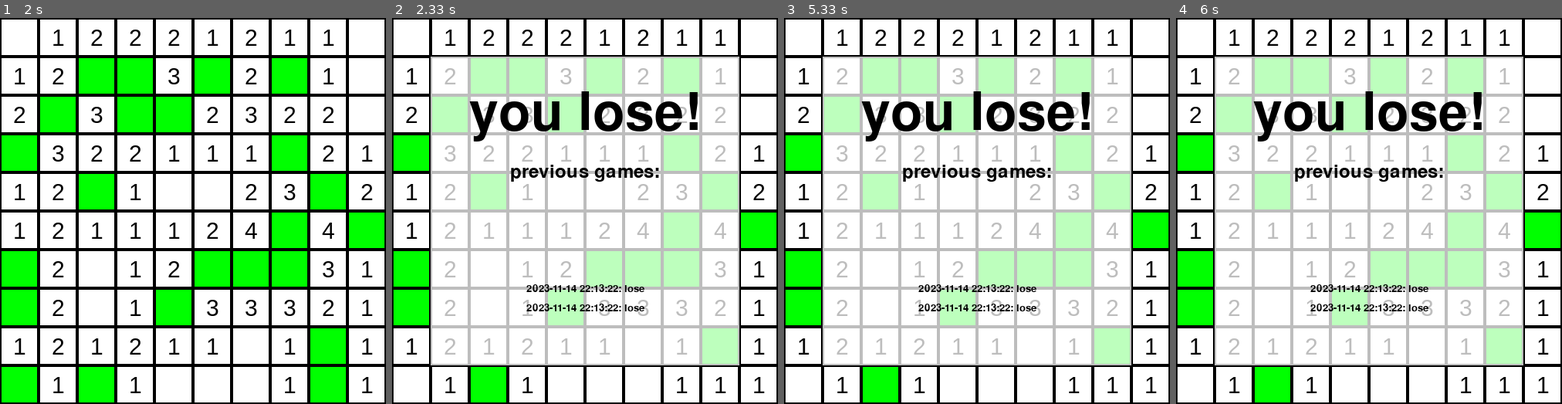
Above: before the commit, frames 1-4 (left to right).
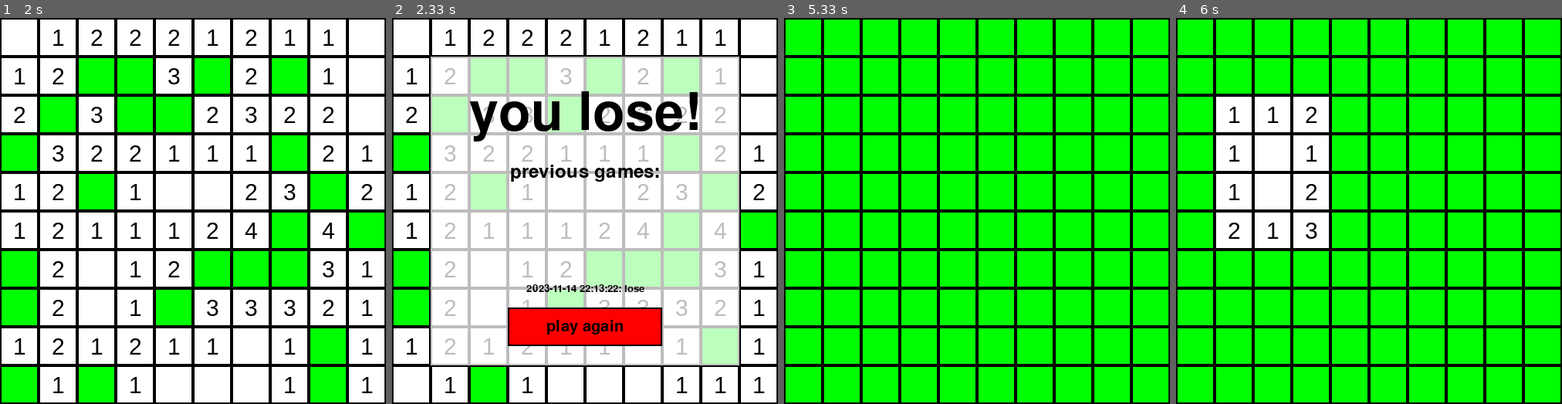
Above: after the commit, the same moments.

Repository: ChayaCodes/Minesweeper_game_pygame
Game: pygame game, started from main.py
Two runs of this game, one before a commit and one after it. Both use one fixed random seed, a clock stepped at 60 frames per second and the inputs below.
Inputs (mouse positions are in pixels of both pictures, inside the frame that each line leads up to):
- Up to frame 1 (2 s): click (19, 37) at 0.38 s; click (100, 214) at 0.83 s; move the mouse to (335, 346) at 1.13 s; click (335, 346) at 1.42 s; click (92, 68) at 1.88 s
- Up to frame 2 (2.33 s): no input
- Up to frame 3 (5.33 s): click (919, 322) at 5.05 s
- Up to frame 4 (6 s): click (1284, 141) at 5.52 s; move the mouse to (1330, 195) at 5.83 s

Frame 1 is identical in both runs. In frame 2, 4.1% of the frame differs, in the area x 30-70%, y 74-85%; in frame 3, 90%, in the area x 0-100%, y 0-100%; in frame 4, 83%.

Commit message:
game finished. מוכן להגשה בעקרון

Diff:
--- a/Board.py
+++ b/Board.py
@@ -6,18 +6,45 @@
 
 
 class Board:
-    SIZE_CELL = 50
+    """
+    The Board class represents the game board in a Minesweeper game.
+    """
 
     def __init__(self, size, precent_mines):
+        self.SIZE_CELL = 50
+
+        """
+        Initialize a new Board instance.
+
+        Args:
+            size (int): The size of the board (number of cells in a row/column).
+            precent_mines (int): The percentage of cells that should be mines.
+        """
         self.precent_mines = precent_mines
         self.size = size
         self.board = [[0 for x in range(size)] for y in range(size)]
         self.init_board()
         self.hidden_cells = {(i, j): True for i in range(size) for j in range(size)}
 
+    def get_size_of_board(self):
+        """
+        Get the size of the board in pixels.
 
+        Returns:
+            int: The size of the board in pixels.
+        """
+        return self.size * self.SIZE_CELL
 
     def calc_num_mines_near_cell(self, cell):
+        """
+        Calculate the number of mines in the cells adjacent to the given cell.
+
+        Args:
+            cell (Cell): The cell to check.
+
+        Returns:
+            int: The number of mines in the cells adjacent to the given cell.
+        """
         count = 0
         for i in range(cell.row - 1, cell.row + 2):
             for j in range(cell.col - 1, cell.col + 2):
@@ -27,14 +54,16 @@
         return count
 
     def reveal_cell(self, cell):
+        """
+        Reveal a cell on the board.
 
+        Args:
+            cell (Cell): The cell to reveal.
+        """
         if isinstance(cell, MineCell):
             return
         if isinstance(cell, RevealedCell):
             return
-        # אם לתא יש 0 שכנים מוקשים תחשוף את כל השכנים שלו
-        # אחרת תחשוף רק את התא עצמו
-
 
         col = cell.col
         row = cell.row
@@ -44,19 +73,19 @@
         if self.calc_num_mines_near_cell(cell) != 0:
             return
 
-
-
-
         for i in range(cell.row - 1, cell.row + 2):
             for j in range(cell.col - 1, cell.col + 2):
                 if 0 <= i < self.size and 0 <= j < self.size:
                     self.reveal_cell(self.board[i][j])
 
+    def init_mines(self, row, col):
+        """
+        Initialize the mines on the board.
 
-
-
-    def initMines(self, row, col):
-        # התא שנלחץ והתאים הסמוכים אליו לא יהיו מוקשים
+        Args:
+            row (int): The row of the first clicked cell.
+            col (int): The column of the first clicked cell.
+        """
         for i in range(0, self.size):
             for j in range(0, self.size):
                 if abs(i - row) <= 1 and abs(j - col) <= 1 or random.randint(0, 100) > self.precent_mines:
@@ -64,12 +93,12 @@
                 else:
                     self.board[i][j] = MineCell(self.board[i][j])
                     self.hidden_cells.pop((i, j))
-        # תחשב את התאים הסמוכים של כל תא
+
         for i in range(0, self.size):
             for j in range(0, self.size):
                 if not isinstance(self.board[i][j], MineCell):
                     (self.board[i][j]).num_mines = self.calc_num_mines_near_cell(self.board[i][j])
-        # תדפיס את הלוח
+
         for i in range(0, self.size):
             for j in range(0, self.size):
                 if isinstance(self.board[i][j], MineCell):
@@ -78,13 +107,21 @@
                     print(self.board[i][j].num_mines, end=" ")
             print()
 
-
     def init_board(self):
+        """
+        Initialize the board with Cell instances.
+        """
         for i in range(0, self.size):
             for j in range(0, self.size):
                 self.board[i][j] = Cell(i, j)
 
     def has_all_revealed(self):
+        """
+        Check if all non-mine cells have been revealed.
+
+        Returns:
+            bool: True if all non-mine cells have been revealed, False otherwise.
+        """
         for row in self.board:
             for cell in row:
                 if not isinstance(cell, RevealedCell) and not isinstance(cell, MineCell):
--- a/Cell.py
+++ b/Cell.py
@@ -1,15 +1,25 @@
 from abc import abstractmethod
-
 import pygame
 from Draw import Draw
 
+class Cell:
+    """
+    The Cell class represents a cell in a Minesweeper game.
+    """
 
-class Cell:
     SIZE_CELL = 50
     COLOR_HIDDEN_CELL = (0, 255, 0)
 
     @abstractmethod
     def __init__(self, row, col, num_mines=0):
+        """
+        Initialize a new Cell instance.
+
+        Args:
+            row (int): The row of the cell on the board.
+            col (int): The column of the cell on the board.
+            num_mines (int, optional): The number of mines adjacent to the cell. Defaults to 0.
+        """
         self.row = row
         self.col = col
         self.x = col * self.SIZE_CELL
@@ -21,10 +31,16 @@
 
     @abstractmethod
     def draw(self, screen):
-        # ציור הריבוע
+        """
+        Draw the cell on the given screen.
+
+        Args:
+            screen (pygame.Surface): The screen to draw the cell on.
+        """
+        # Draw the cell
         pygame.draw.rect(screen, self.COLOR_HIDDEN_CELL,
                          pygame.Rect(self.x, self.y, self.SIZE_CELL, self.SIZE_CELL))
-        #ציור המסגרת
+        # Draw the cell border
         pygame.draw.rect(screen, Draw.BLACK,
                          pygame.Rect(self.x, self.y, self.SIZE_CELL, self.SIZE_CELL), 2)
 
--- a/Draw.py
+++ b/Draw.py
@@ -1,9 +1,11 @@
 import json
-
 import pygame
 
+class Draw:
+    """
+    The Draw class is responsible for all the drawing operations in the Minesweeper game.
+    """
 
-class Draw:
     game_ended = False
     GREEN = (0, 255, 0)
     screen = None
@@ -14,17 +16,35 @@
     BLACK = (0, 0, 0)
     RED = (255, 0, 0)
 
-    def __init__(self, width, height, board):
-        self.width = width
-        self.height = height
+    def __init__(self, board, width = None, height = None):
+        """
+        Initialize a new Draw instance.
+
+        Args:
+            width (int): The width of the game window.
+            height (int): The height of the game window.
+            board (Board): The game board.
+        """
+        if width is None or height is None:
+            self.width = board.get_size_of_board()
+            self.height = board.get_size_of_board()
+        else:
+            self.width = width
+            self.height = height
 
         pygame.init()
-        size = (width, height)
+        size = (self.width, self.height)
         self.screen = pygame.display.set_mode(size)
         pygame.display.set_caption("Minesweeper")
         self.screen.fill(self.WHITE)
 
     def draw_grid(self, board):
+        """
+        Draw the game grid on the screen.
+
+        Args:
+            board (Board): The game board.
+        """
         for i in range(board.size):
             for j in range(board.size):
                 (board.board[i][j]).draw(self.screen)
@@ -32,30 +52,46 @@
 
     @classmethod
     def draw_flag(cls, screen, cell):
-        # ציור משולש
+        """
+        Draw a flag on a cell.
+
+        Args:
+            screen (pygame.Surface): The screen to draw the flag on.
+            cell (Cell): The cell to draw the flag on.
+        """
+        # Draw the triangle
         pygame.draw.polygon(screen, cls.RED, [(cell.x + cell.SIZE_CELL * 2 / 3, cell.y + cell.SIZE_CELL / 4),
                                               (cell.x + cell.SIZE_CELL / 4, cell.y + cell.SIZE_CELL / 2),
                                               (cell.x + cell.SIZE_CELL * 2 / 3, cell.y + cell.SIZE_CELL * 3 / 5)])
-        # ציור קו
+        # Draw the line
         pygame.draw.line(screen, cls.BLACK, (cell.x + cell.SIZE_CELL * 2 / 3, cell.y + cell.SIZE_CELL / 4),
                          (cell.x + cell.SIZE_CELL * 2 / 3, cell.y + cell.SIZE_CELL * 4 / 5), 5)
 
     @classmethod
     def draw_mine(cls, screen, self):
-        print("drow mine 2")
-        # ציור העיגול
+        """
+        Draw a mine on a cell.
+
+        Args:
+            screen (pygame.Surface): The screen to draw the mine on.
+            self (Cell): The cell to draw the mine on.
+        """
+        # Draw the circle
         pygame.draw.circle(screen, cls.BLACK,
                            (self.x + self.SIZE_CELL / 2, self.y + self.SIZE_CELL / 2), self.SIZE_CELL / 3)
-        # ציור הקרס
+        # Draw the cross
         pygame.draw.line(screen, cls.BLACK, (self.x + self.SIZE_CELL / 3, self.y + self.SIZE_CELL / 2),
                          (self.x + self.SIZE_CELL * 2 / 3, self.y + self.SIZE_CELL / 2), 5)
         pygame.draw.line(screen, cls.BLACK, (self.x + self.SIZE_CELL / 2, self.y + self.SIZE_CELL / 3),
                          (self.x + self.SIZE_CELL / 2, self.y + self.SIZE_CELL * 2 / 3), 5)
 
+    def draw_results(self, data_file):
+        """
+        Draw the results of the game on the screen.
 
-    def draw_results(self, data_file):
-
-
+        Args:
+            data_file (str): The path to the file containing the game data.
+        """
         with open(data_file, "r") as f:
             data = json.load(f)
 
@@ -67,11 +103,6 @@
             win_text = "you win!"
         else:
             win_text = "you lose!"
-
-        # Initialize pygame.
-
-
-        # Set the screen size.
 
         # Create a transparent rectangle surface
         surface = pygame.Surface((400, 400))
@@ -97,12 +128,8 @@
         text_rect.center = (self.width // 2, self.height * 2/5)
         self.screen.blit(text, text_rect)
 
-
         # Draw the three previous games.
-
-        for i in range(0, -5, -1):
-
-            print(i)
+        for i in range(-1, -6, -1):
             try:
                 game = data[i]
             except IndexError:
@@ -115,6 +142,22 @@
             text_rect.center = (self.width / 2, self.height * (i + 15) / 20)
             self.screen.blit(text, text_rect)
 
+        # add a button to play again
+        self.game_ended = True
+        font = pygame.font.Font(None, 30)
+        text = font.render("play again", True, (0, 0, 0))
+        text_rect = text.get_rect()
+        text_rect.center = (self.width / 2, self.height * 4 / 5)
+        self.screen.blit(text, text_rect)
+        pygame.draw.rect(self.screen, self.RED, pygame.Rect(self.width / 2 - 100, self.height * 4 / 5 - 25, 200, 50),
+                         0)
+        self.play_again_button = {"x": self.width / 2 - 100, "y": self.height * 4 / 5 - 25, "width": 200, "height": 50}
+        self.screen.blit(text, text_rect)
+        pygame.draw.rect(self.screen, self.BLACK, pygame.Rect(self.width / 2 - 100, self.height * 4 / 5 - 25, 200, 50), 2)
+        self.play_again_button = {"x": self.width / 2 - 100, "y": self.height * 4 / 5 - 25, "width": 200, "height": 50}
+
+        # add event to the button
+
 
         # Flip the screen.
         pygame.display.flip()
--- a/MineCell.py
+++ b/MineCell.py
@@ -3,11 +3,29 @@
 
 
 class MineCell(Cell):
+    """
+    The MineCell class represents a mine cell in a Minesweeper game.
+    It inherits from the Cell class.
+    """
+
     def __init__(self, cell):
+        """
+        Initialize a new MineCell instance.
+
+        Args:
+            cell (Cell): The cell to convert to a MineCell.
+        """
         super().__init__(cell.row, cell.col)
 
     def draw(self, screen):
+        """
+        Draw the mine cell on the given screen.
+        If the game has ended, the mine is revealed.
+
+        Args:
+            screen (pygame.Surface): The screen to draw the cell on.
+        """
         super().draw(screen)
-        # אם המשחק נגמר תציג את המוקש
+        # If the game has ended, reveal the mine
         if Draw.game_ended:
             Draw.draw_mine(screen, self)
--- a/RevealedCell.py
+++ b/RevealedCell.py
@@ -1,27 +1,42 @@
 import pygame
-
 from Cell import Cell
 from Draw import Draw
 
+class RevealedCell(Cell):
+    """
+    The RevealedCell class represents a cell that has been revealed in a Minesweeper game.
+    It inherits from the Cell class.
+    """
 
-class RevealedCell(Cell):
     COLOR = Draw.WHITE
 
     def __init__(self, cell):
+        """
+        Initialize a new RevealedCell instance.
+
+        Args:
+            cell (Cell): The cell to convert to a RevealedCell.
+        """
         super().__init__(cell.row, cell.col, cell.num_mines)
 
+    def draw(self, screen):
+        """
+        Draw the revealed cell on the given screen.
+        If the cell is adjacent to mines, the number of adjacent mines is also drawn.
 
-    def draw(self, screen):
-        # ציור הריבוע
+        Args:
+            screen (pygame.Surface): The screen to draw the cell on.
+        """
+        # Draw the cell
         pygame.draw.rect(screen, self.COLOR,
                          pygame.Rect(self.x, self.y, self.SIZE_CELL, self.SIZE_CELL))
         if self.num_mines > 0:
-            # ציור הטקסט
+            # Draw the number of adjacent mines
             font = pygame.font.SysFont("Arial", 30)
             text_surface = font.render(str(self.num_mines), True, Draw.BLACK)
             text_rect = text_surface.get_rect()
             text_rect.center = (self.x + self.SIZE_CELL / 2, self.y + self.SIZE_CELL / 2)
             screen.blit(text_surface, text_rect)
-        # ציור המסגרת
+        # Draw the cell border
         pygame.draw.rect(screen, Draw.BLACK,
                          pygame.Rect(self.x, self.y, self.SIZE_CELL, self.SIZE_CELL), 2)
--- a/main.py
+++ b/main.py
@@ -13,69 +13,84 @@
 from datetime import datetime
 
 def not_all_revealed_or_flagged():
+    """
+    Check if all cells on the board that are not mines have been revealed or flagged.
+
+    Returns:
+        bool: True if all non-mine cells have been revealed or flagged, False otherwise.
+    """
     return any(
         not isinstance(cell, MineCell) and not isinstance(cell, RevealedCell) for row in board.board for cell in row)
 
 
 def add_game_data(data_file, game_data):
-        try:
-            # Open the file in read mode.
-            f = open(data_file, "r+")
-        except FileNotFoundError:
-            # If the file does not exist, create a new one.
-            f = open(data_file, "w")
-            # תוסיף לדף מערך ריק
-            json.dump([], f)
-            f.close()
-            f = open(data_file, "r+")
-        try:
-            data = json.load(f)
-        except json.decoder.JSONDecodeError:
-            # If the file is empty, initialize it with an empty list.
-            data = []
-
-        # Check if the existing data structure is compatible.
-        if not isinstance(data, list):
-            raise ValueError("The existing data is not in a list format.")
-
-        # Try to convert the 'date' field to a JSON-compatible format
-        try:
-            game_data["date"] = game_data["date"].strftime("%Y-%m-%d %H:%M:%S")
-        except TypeError:
-            # If the conversion fails, log an error and skip the game data
-            print(f"Failed to convert date to JSON format: {game_data['date']}")
-            return
-
-        # Update the existing data.
-        data.append(game_data)
-
-        # Write the updated data back to the file.
-        f.seek(0)
-        json.dump(data, f)
-
-        # Close the file
+    """
+    Add game data to a JSON file.
+
+    Args:
+        data_file (str): The path to the JSON file.
+        game_data (dict): The game data to add.
+    """
+    try:
+        # Open the file in read mode.
+        f = open(data_file, "r+")
+    except FileNotFoundError:
+        # If the file does not exist, create a new one.
+        f = open(data_file, "w")
+        # Add an empty list to the file.
+        json.dump([], f)
         f.close()
+        f = open(data_file, "r+")
+    try:
+        data = json.load(f)
+    except json.decoder.JSONDecodeError:
+        # If the file is empty, initialize it with an empty list.
+        data = []
+
+    # Check if the existing data structure is compatible.
+    if not isinstance(data, list):
+        raise ValueError("The existing data is not in a list format.")
+
+    # Try to convert the 'date' field to a JSON-compatible format
+    try:
+        game_data["date"] = game_data["date"].strftime("%Y-%m-%d %H:%M:%S")
+    except TypeError:
+        # If the conversion fails, log an error and skip the game data
+        print(f"Failed to convert date to JSON format: {game_data['date']}")
+        return
+
+    # Update the existing data.
+    data.append(game_data)
+
+    # Write the updated data back to the file.
+    f.seek(0)
+    json.dump(data, f)
+
+    # Close the file
+    f.close()
 
 
 def game_over():
+    """
+    End the game as a loss.
+    """
     draw.game_ended = True
-    # תציג את כל המוקשים
+    # Reveal all mines.
     for row in board.board:
         for cell in row:
             if isinstance(cell, MineCell):
                 draw.draw_mine(draw.screen, cell)
                 pygame.display.flip()
 
-    # תעבור על הלוח מהאצע לפינות בצורה רנדומלית
-    # ותחשוף את התאים
+    # Randomly reveal the remaining hidden cells.
     while len(board.hidden_cells) > 0:
         i, j = random.choice(list(board.hidden_cells.keys()))
         board.reveal_cell(board.board[i][j])
 
         draw.draw_grid(board)
-    # תציג הודעה "הפסדת"
-
-    # תוסיף תאריך כולל שעות ודקות לקובץ data.json
+    # Display a loss message.
+
+    # Add the game data to the data file.
     game_data = {"date": datetime.now(), "win": False}
 
     add_game_data("data.json", game_data)
@@ -86,6 +101,12 @@
 
 
 def handle_click_cell(cell):
+    """
+    Handle a left click on a cell.
+
+    Args:
+        cell (Cell): The cell that was clicked.
+    """
     if isinstance(cell, RevealedCell):
         return
     if cell.is_flagged:
@@ -101,11 +122,20 @@
 
 
 def handle_right_click_cell(cell):
+    """
+    Handle a right click on a cell.
+
+    Args:
+        cell (Cell): The cell that was clicked.
+    """
     cell.is_flagged = not cell.is_flagged
     draw.draw_grid(board)
 
 
 def game_win():
+    """
+    End the game as a win.
+    """
     print("game win")
     game_data = {"date": datetime.now(), "win": True}
     add_game_data("data.json", game_data)
@@ -114,9 +144,17 @@
 
 
 def handle_click(mouse_x, mouse_y, left_click=True):
+    """
+    Handle a mouse click.
+
+    Args:
+        mouse_x (int): The x-coordinate of the mouse click.
+        mouse_y (int): The y-coordinate of the mouse click.
+        left_click (bool, optional): Whether the click was a left click. Defaults to True.
+    """
     for row in board.board:
         for cell in row:
-            if cell.x < mouse_x < cell.x + Cell.SIZE_CELL and cell.y < mouse_y < cell.y + cell.SIZE_CELL:
+            if cell.x < mouse_x < cell.x + Cell.SIZE_CELL and cell.y < mouse_y < cell.y + Cell.SIZE_CELL:
                 if left_click:
                     handle_click_cell(cell)
                 else:
@@ -127,22 +165,32 @@
 
 
 def handle_first_click(x, y):
-    # תמצא את התא שנלחץ
+    """
+    Handle the first click of the game.
+
+    Args:
+        x (int): The x-coordinate of the click.
+        y (int): The y-coordinate of the click.
+    """
+    # Find the cell that was clicked.
     row = int(y / Cell.SIZE_CELL)
     col = int(x / Cell.SIZE_CELL)
-    # תעבור על 7 תאים סמוכים לתא שנלחץ ותהפוך טותם לתאים שאינם מוקשים
-    board.initMines(row, col)
+    # Initialize the mines on the board, avoiding the clicked cell and its neighbors.
+    board.init_mines(row, col)
     board.reveal_cell(board.board[row][col])
     draw.draw_grid(board)
 
 
 def draw_grid(self):
+    """
+    Draw the game grid on the screen.
+    """
     draw.draw_grid(self.board)
 
 
 is_first_click = True
 board = Board(10, 20)
-draw = Draw(500, 500, board)
+draw = Draw(board)
 draw.draw_grid(board)
 
 finish = False
@@ -151,16 +199,30 @@
     for event in pygame.event.get():
         if event.type == pygame.QUIT:
             finish = True
-        elif event.type == pygame.MOUSEBUTTONDOWN and not draw.game_ended:
-            # Get the position of the mouse
-            x, y = pygame.mouse.get_pos()
-            # Check if the left or right mouse button was clicked
-            if is_first_click:
-                board = Board(10, 20)
-                draw = Draw(500, 500, board)
-                handle_first_click(x, y)
-                is_first_click = False
-            if event.button == pygame.BUTTON_LEFT:
-                handle_click(x, y)
-            elif event.button == pygame.BUTTON_RIGHT:
-                handle_click(x, y, False)
+
+
+        elif event.type == pygame.MOUSEBUTTONDOWN:
+            if not draw.game_ended:
+                # Get the position of the mouse
+                x, y = pygame.mouse.get_pos()
+                # Check if the left or right mouse button was clicked
+                if is_first_click:
+                    handle_first_click(x, y)
+                    is_first_click = False
+                if event.button == pygame.BUTTON_LEFT:
+                    handle_click(x, y)
+                elif event.button == pygame.BUTTON_RIGHT:
+                    handle_click(x, y, False)
+            else:
+                # If the game has ended, check if the user clicked in th play again button
+                x, y = pygame.mouse.get_pos()
+                if draw.play_again_button['x'] < x < draw.play_again_button['x'] + draw.play_again_button['width'] and \
+                        draw.play_again_button['y'] < y < draw.play_again_button['y'] + draw.play_again_button[
+                    'height']:
+                    # If the user clicked the play again button, restart the game
+                    board = Board(10, 20)
+                    draw = Draw(board)
+                    draw.draw_grid(board)
+                    is_first_click = True
+                    draw.game_ended = False
+                    continue
